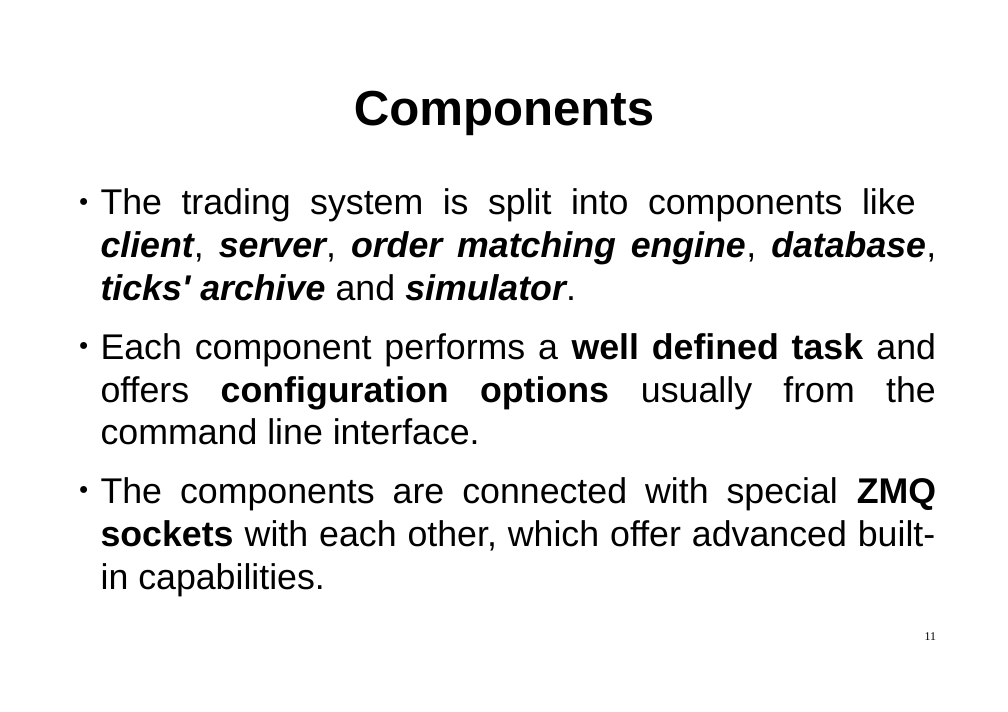
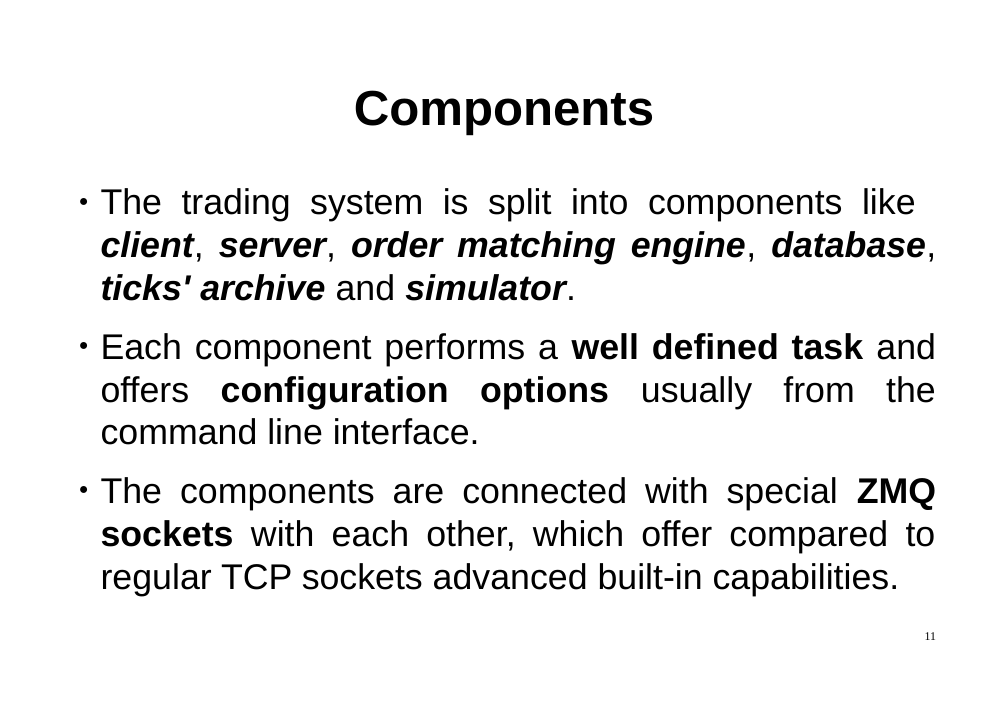
Before and after one commit to hsk81/fx-zero, a slide deck: slide 11 of doc/presentation/fx-zero.odp. Drawn at 1008x712 pixels with LibreOffice and Linux fonts; fonts in the diff are those of the drawing. Boxes give left, top, right and bottom in pixels: in the first picture for what was removed or moved away, otherwise in the second. Text is boxed around its words. In the diff, an @@ line names an element or a change of style, - is before the commit and + after.

```diff
--- a/doc/presentation/fx-zero.odp
+++ b/doc/presentation/fx-zero.odp
@@ text at box(101, 477, 936, 596): text changed @@
-● The components are connected with special ZMQ sockets with each other, which offer advanced built-in capabilities.
+● The components are connected with special ZMQ sockets with each other, which offer compared to regular TCP sockets advanced built-in capabilities.
```
Also in this commit, not shown: 10 other slides changed, 3 slides added, 1 slide removed, 8 other files.
